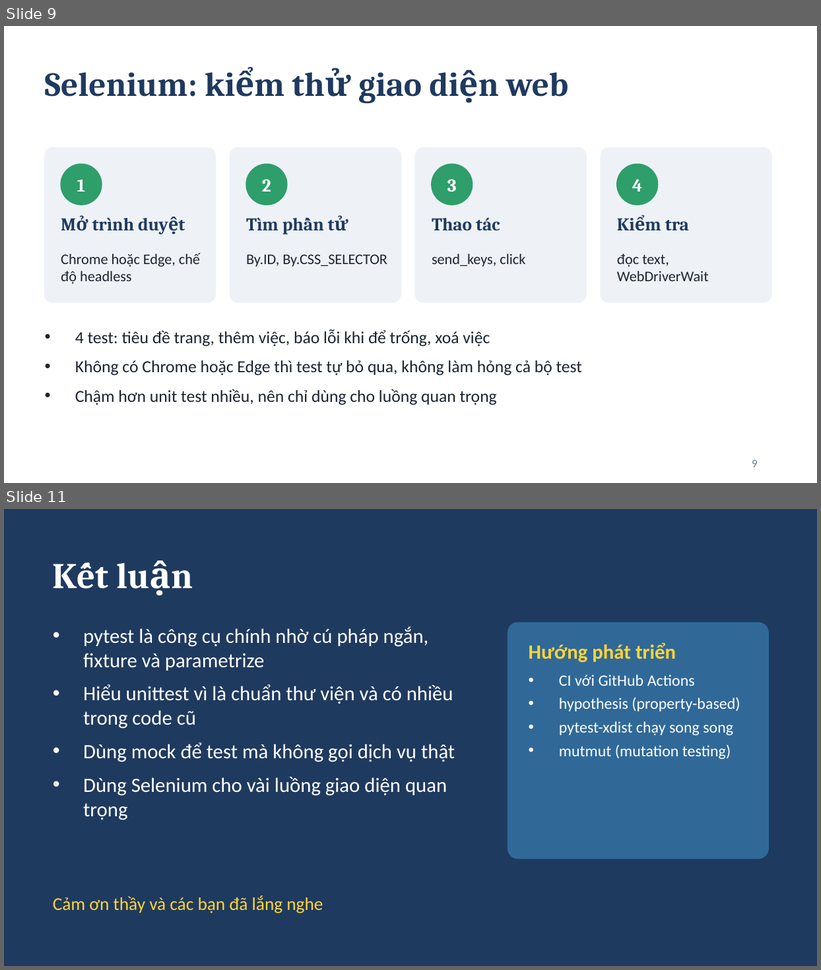
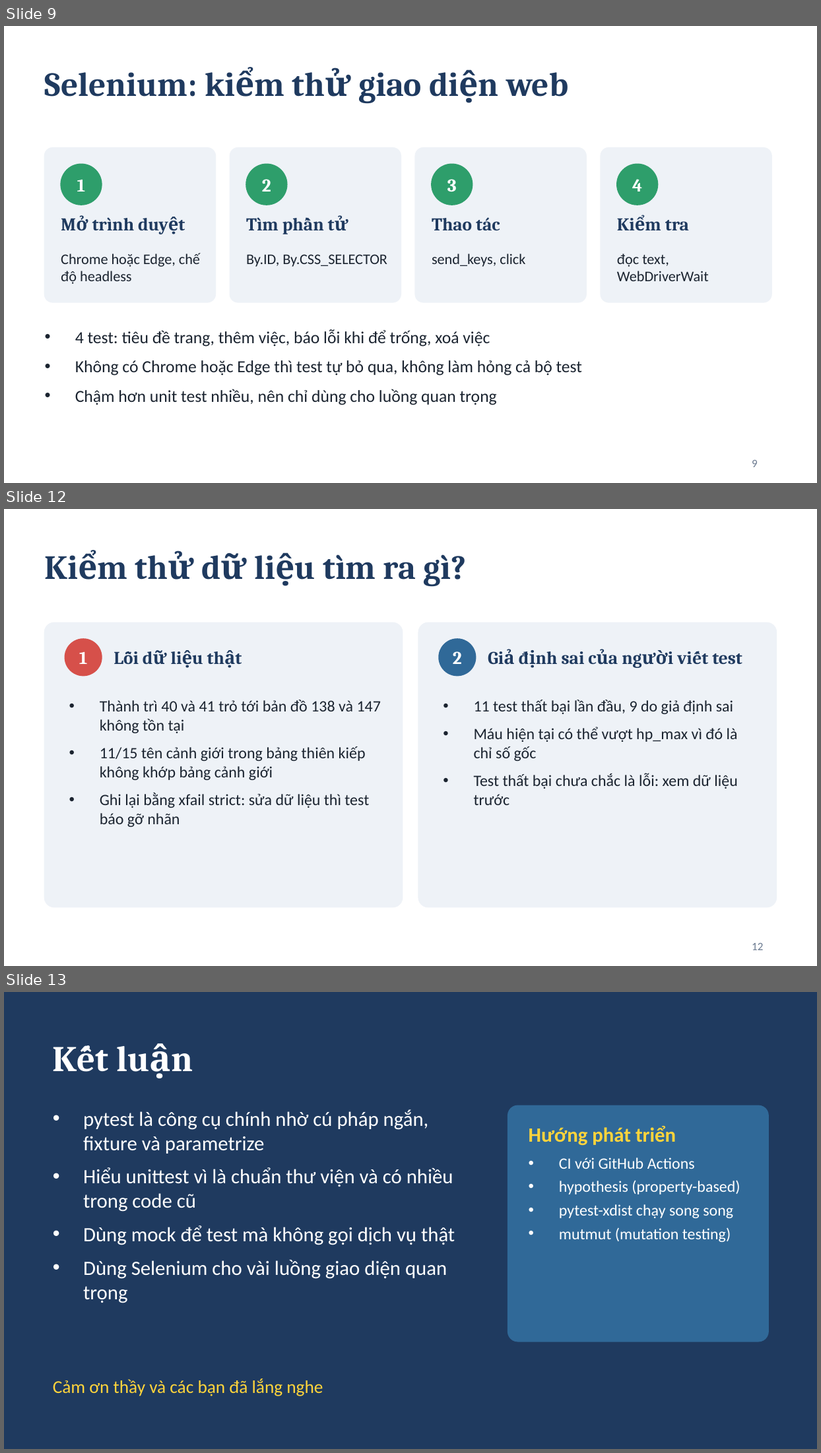
Before and after one commit to Dohungprovip/Python-B, a slide deck: docs/Thuyet_trinh_Kiem_thu_Python.pptx. Shown one above the other, each under a label of ours: slides 9 and 11 before the commit, slides 9, 12 and 13 after it; the slides between them are not shown. The pictures are 821x970 and 821x1453 pixels, drawn with LibreOffice and Linux fonts; fonts in the diff are those of the drawing. Boxes give left, top, right and bottom in pixels: in the first picture for what was removed or moved away, otherwise in the second. Text is boxed around its words. In the diff, an @@ line names an element or a change of style, - is before the commit and + after.

```diff
--- a/docs/Thuyet_trinh_Kiem_thu_Python.pptx
+++ b/docs/Thuyet_trinh_Kiem_thu_Python.pptx
@@ slide 12 added at bbox=[4, 509, 817, 966], background #FFFFFF @@
@@ title added at bbox=[323, 555, 467, 587], 30 pt, text #1F3A5F, bold @@
+Kiểm thử dữ liệu tìm ra gì?
@@ rounded rectangle added at bbox=[45, 623, 403, 908], fill #EEF2F7, outline #EEF2F7 1 pt @@
@@ rounded rectangle added at bbox=[418, 623, 776, 908], fill #EEF2F7, outline #EEF2F7 1 pt @@
@@ ellipse added at bbox=[65, 639, 102, 676], fill #D6504A, outline #D6504A 1 pt @@
@@ ellipse added at bbox=[439, 639, 476, 676], fill #306998, outline #306998 1 pt @@
@@ text added at bbox=[79, 652, 88, 664], 16 pt, text #FFFFFF, bold @@
+1
@@ text added at bbox=[114, 652, 139, 664], 16 pt, text #1F3A5F, bold @@
+Lỗi dữ liệu thật
@@ text added at bbox=[453, 652, 462, 664], 16 pt, text #FFFFFF, bold @@
+2
@@ text added at bbox=[562, 652, 743, 665], 16 pt, text #1F3A5F, bold @@
+Giả định sai của người viết test
@@ text added at bbox=[100, 700, 381, 827], 14 pt, text #1B2430 @@
+• Thành trì 40 và 41 trỏ tới bản đồ 138 và 147 không tồn tại
+• 11/15 tên cảnh giới trong bảng thiên kiếp không khớp bảng cảnh giới
+• Ghi lại bằng xfail strict: sửa dữ liệu thì test báo gỡ nhãn
@@ text added at bbox=[474, 700, 738, 805], 14 pt, text #1B2430 @@
+• 11 test thất bại lần đầu, 9 do giả định sai
+• Máu hiện tại có thể vượt hp_max vì đó là chỉ số gốc
+• Test thất bại chưa chắc là lỗi: xem dữ liệu trước
@@ page number added at bbox=[752, 943, 763, 951], 10 pt, text #6B7A90 @@
+12
@@ what was slide 11 is now slide 13 @@
```
Also in this commit, not shown: 1 slide changed, 1 other slide added.
